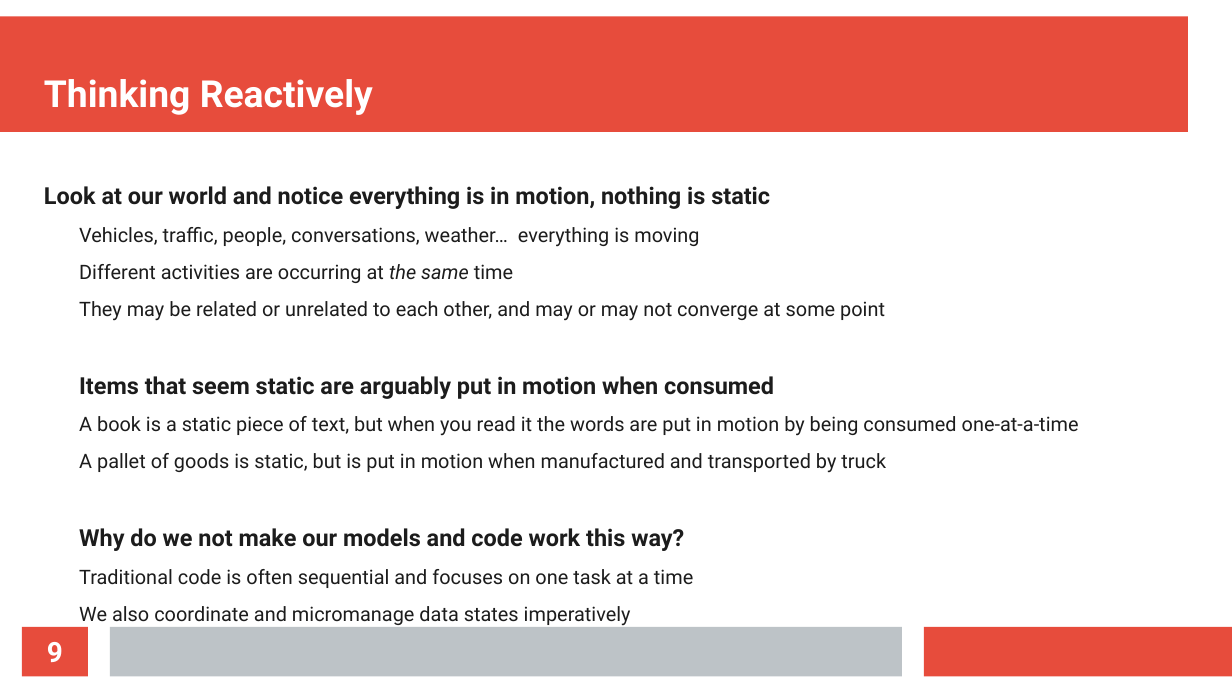
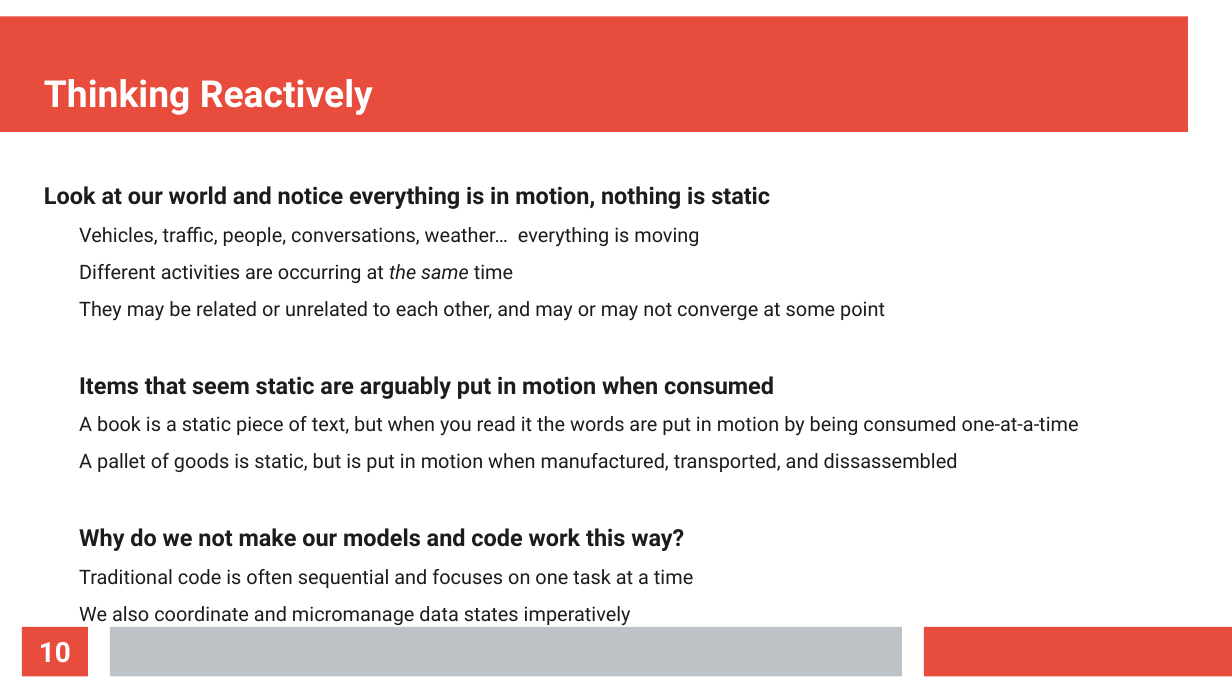
Before and after one commit to thomasnield/oreilly_reactive_python_for_data, a slide deck: slide 10 of resources/reactive_python_slides.odp (slide 9 before the commit). Drawn at 1232x693 pixels with LibreOffice and Linux fonts; fonts in the diff are those of the drawing. Boxes give left, top, right and bottom in pixels: in the first picture for what was removed or moved away, otherwise in the second. Text is boxed around its words. In the diff, an @@ line names an element or a change of style, - is before the commit and + after.

```diff
--- a/resources/reactive_python_slides.odp
+++ b/resources/reactive_python_slides.odp
@@ text at [79, 453, 958, 472]: text changed @@
-  A pallet of goods is static, but is put in motion when manufactured and transported by truck
+  A pallet of goods is static, but is put in motion when manufactured, transported, and dissassembled
@@ page number at [39, 642, 71, 663]: text changed @@
-9
+10
```
Also in this commit, not shown: 4 other slides changed, 1 slide added.
